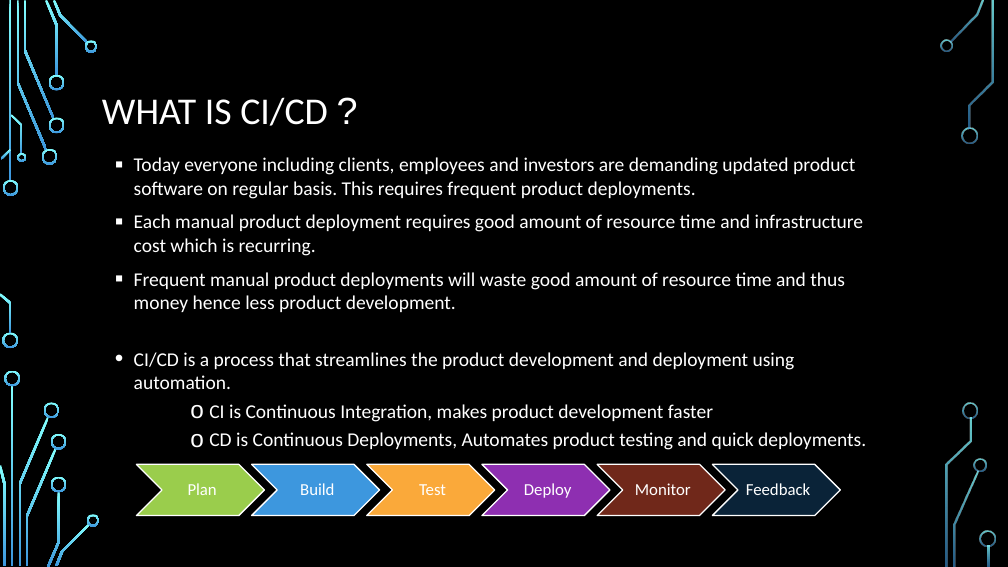
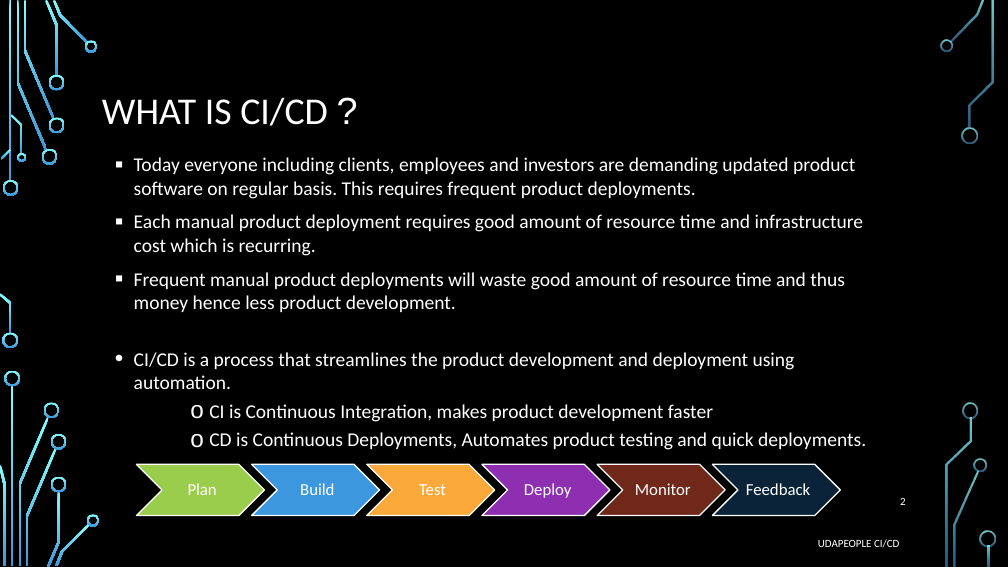
Before and after one commit to anshul-jain23/UdaPeople, a slide deck: slide 2 of presentation.pptx. Drawn at 1008x567 pixels with LibreOffice and Linux fonts; fonts in the diff are those of the drawing; background and template pictures are left out. Boxes give left, top, right and bottom in pixels: in the first picture for what was removed or moved away, otherwise in the second. Text is boxed around its words. In the diff, an @@ line names an element or a change of style, - is before the commit and + after.

```diff
--- a/presentation.pptx
+++ b/presentation.pptx
@@ page number added at box(900, 498, 906, 505), 10.5 pt, text #FFFFFF @@
+2
@@ text added at box(818, 539, 899, 548), 10.5 pt, text #FFFFFF @@
+UDAPEOPLE CI/CD
```
Also in this commit, not shown: 1 other slide changed, 3 slides added, 2 slides removed, 1 other file.
